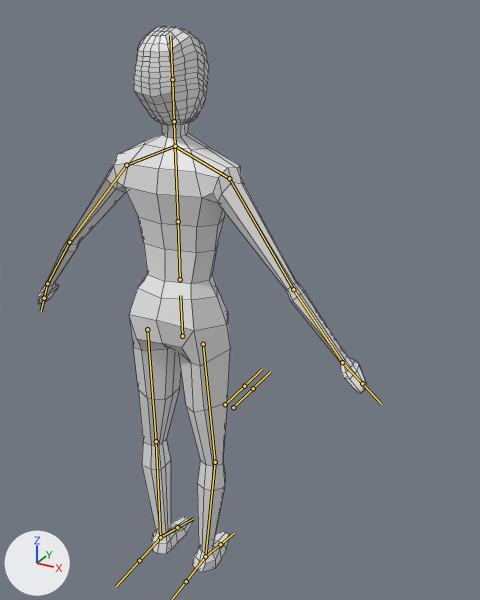
The FBX model Assets/Models/charakter.fbx, before and after one commit.
The view is the same before and after, from a 50 mm lens placed at (1.149, -1.684, 1.957), pointed at (0.116, 0.195, 1.018). Every picture has the same lights, and +X, +Y and +Z are marked at lower left. The bones that bend it are drawn over the model as lines. Mesh edges are drawn as thin lines.

Objects in the first picture: 'charaket_mesh'.
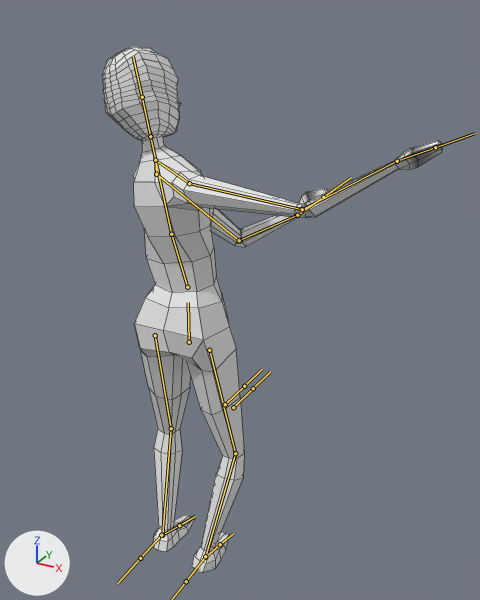
The newer file adds an action. The first version stands in its rest pose; the second is drawn at frame 16 of the action 'Armature|Armwave'.

What the commit changed:
Bone 'ROOT' (bone_root) moves from (0.0, 0.0, 0.0) to (0.0, -0.041, 0.041).
Bone 'lower_spine' (bone_lower_spine) turns from (0, 0, 0) to (-11, 0, -9) degrees about its own x, y and z.
Bone 'upper_spine' (bone_upper_spine) turns from (0, 0, 0) to (14, -26, -10) degrees about its own x, y and z.
Bone 'shoulder.l' (bone_shoulder_l) turns from (0, 0, 0) to (23, 6, 8) degrees about its own x, y and z.
Bone 'upper_arm.l' (bone_upper_arm_l) turns from (0, 0, 0) to (45, -18, -57) degrees about its own x, y and z.
Bone 'lower_arm.l' (bone_lower_arm_l) turns from (0, 0, 0) to (27, 10, -64) degrees about its own x, y and z.
Bone 'upper_arm.r' (bone_upper_arm_r) turns from (0, 0, 0) to (-29, -10, 39) degrees about its own x, y and z.
Bone 'lower_arm.r' (bone_lower_arm_r) turns from (0, 0, 0) to (-5, -23, 41) degrees about its own x, y and z.
Bone 'upper_leg.l' (bone_upper_leg_l) turns from (0, 0, 0) to (11, 13, 5) degrees about its own x, y and z.
Bone 'lower_leg.l' (bone_lower_leg_l) turns from (0, 0, 0) to (-23, -3, -14) degrees about its own x, y and z.
Bone 'foot.l' (bone_foot_l) turns from (0, 0, 0) to (17, 1, 14) degrees about its own x, y and z.
Bone 'upper_leg.r' (bone_upper_leg_r) turns from (0, 0, 0) to (-9, -13, 5) degrees about its own x, y and z.
Bone 'lower_leg.r' (bone_lower_leg_r) turns from (0, 0, 0) to (21, 2, -13) degrees about its own x, y and z.
Bone 'foot.r' (bone_foot_r) turns from (0, 0, 0) to (-14, -4, -14) degrees about its own x, y and z.

Changed parts and their boxes [x1, y1, x2, y2] in the pictures (480 x 600 px):
'charaket_mesh', posed: before [38, 27, 367, 572]; after [102, 47, 443, 573]
bone 'ROOT', root to tip: before (182, 336) to (180, 295); after (189, 342) to (188, 302)
bone 'lower_spine', root to tip: before (180, 279) to (178, 221); after (187, 287) to (171, 234)
bone 'upper_spine', root to tip: before (178, 221) to (175, 146); after (171, 234) to (155, 160)
bone 'shoulder.l', root to tip: before (175, 146) to (126, 165); after (155, 160) to (156, 174)
bone 'upper_arm.l', root to tip: before (126, 165) to (69, 242); after (156, 174) to (239, 240)
bone 'lower_arm.l', root to tip: before (69, 242) to (47, 283); after (239, 240) to (297, 215)
bone 'upper_arm.r', root to tip: before (229, 178) to (293, 289); after (189, 183) to (302, 209)
bone 'lower_arm.r', root to tip: before (293, 289) to (342, 362); after (302, 209) to (397, 161)
bone 'upper_leg.l', root to tip: before (147, 329) to (156, 441); after (155, 335) to (171, 428)
bone 'lower_leg.l', root to tip: before (156, 441) to (160, 537); after (171, 428) to (162, 535)
bone 'foot.l', root to tip: before (160, 537) to (177, 527); after (162, 535) to (179, 525)
bone 'upper_leg.r', root to tip: before (203, 344) to (215, 462); after (209, 350) to (235, 453)
bone 'lower_leg.r', root to tip: before (215, 462) to (205, 556); after (235, 453) to (205, 557)
bone 'foot.r', root to tip: before (205, 556) to (220, 544); after (205, 557) to (220, 544)
